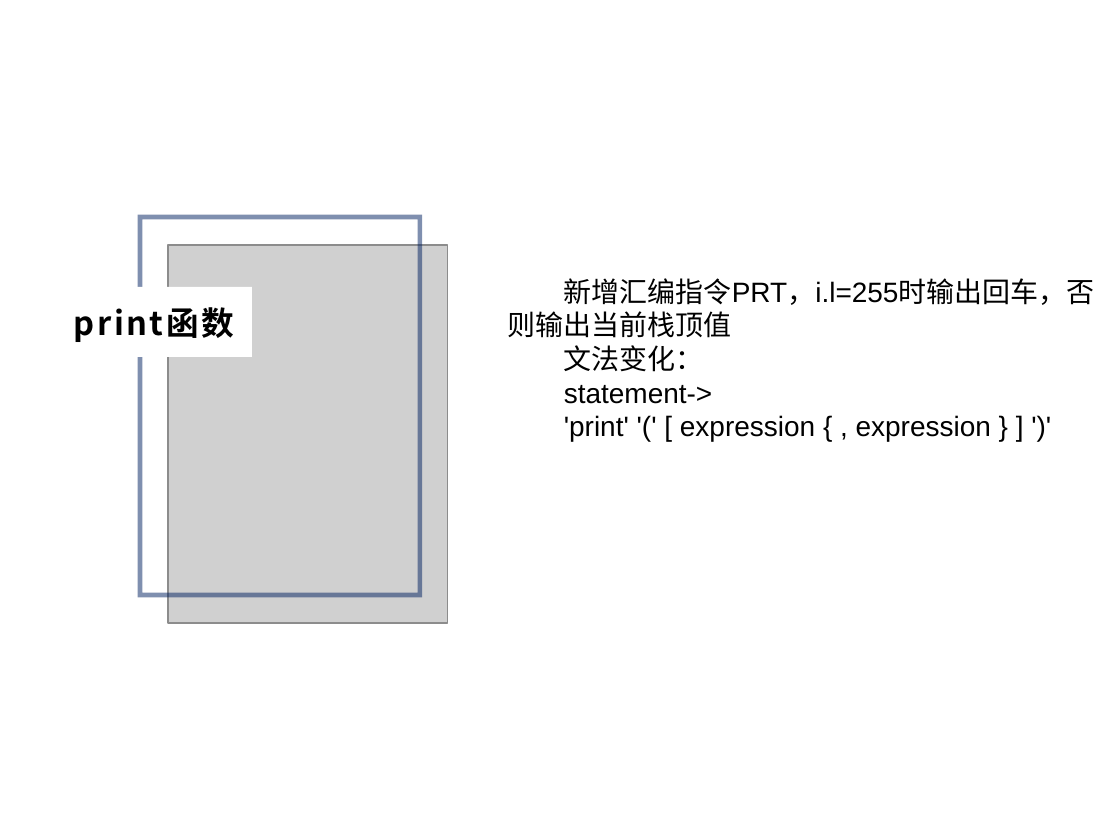
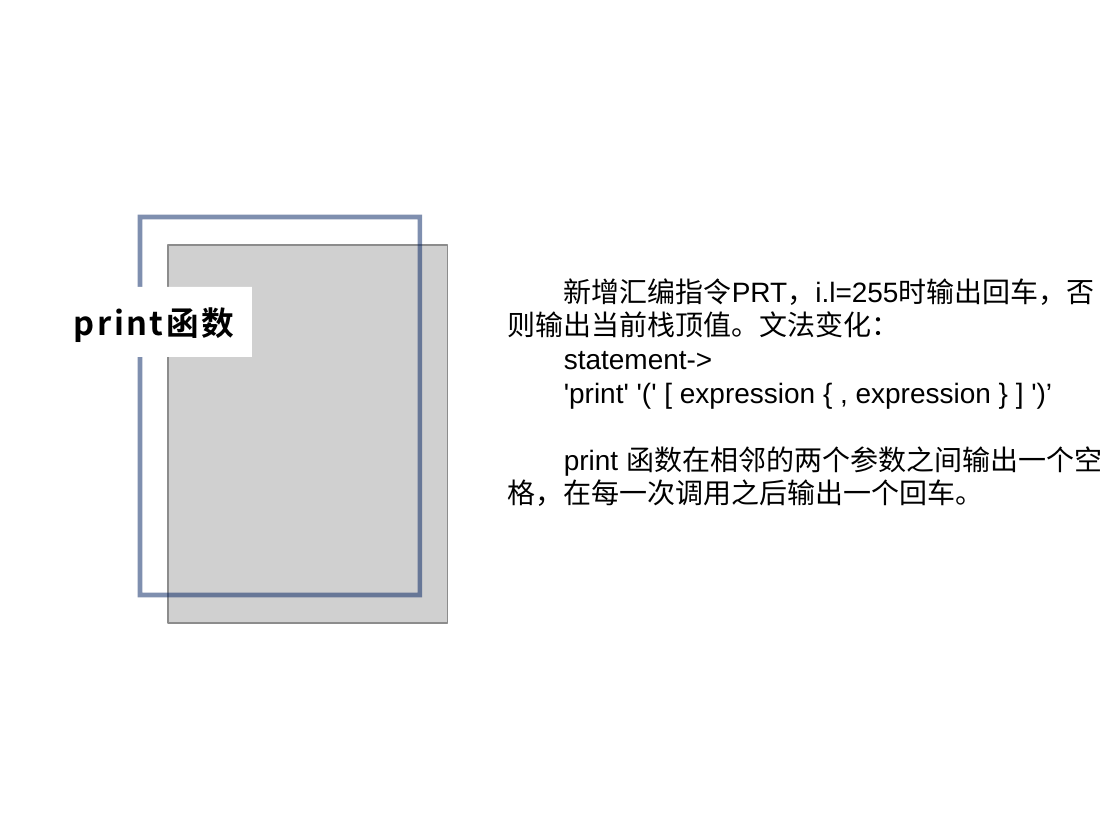
Before and after one commit to Camorgx/PL0, a slide deck: slide 6 of 汇报总结.pptx. Drawn at 1120x840 pixels with LibreOffice and Linux fonts; fonts in the diff are those of the drawing; grey boxes stand for pictures; background and template pictures are left out. Boxes give left, top, right and bottom in pixels: in the first picture for what was removed or moved away, otherwise in the second. Text is boxed around its words. In the diff, an @@ line names an element or a change of style, - is before the commit and + after.

```diff
--- a/汇报总结.pptx
+++ b/汇报总结.pptx
@@ text at (508, 278, 1095, 338): text changed @@
-新增汇编指令PRT，i.l=255时输出回车，否则输出当前栈顶值
-文法变化：
+新增汇编指令PRT，i.l=255时输出回车，否则输出当前栈顶值。文法变化：
@@ text at (508, 382, 1102, 506): text changed @@
-'print' '(' [ expression { , expression } ] ')'
+'print' '(' [ expression { , expression } ] ')’
+print 函数在相邻的两个参数之间输出一个空格，在每一次调用之后输出一个回车。
```
Also in this commit, not shown: 4 other slides changed, 1 slide added, 1 other file.
